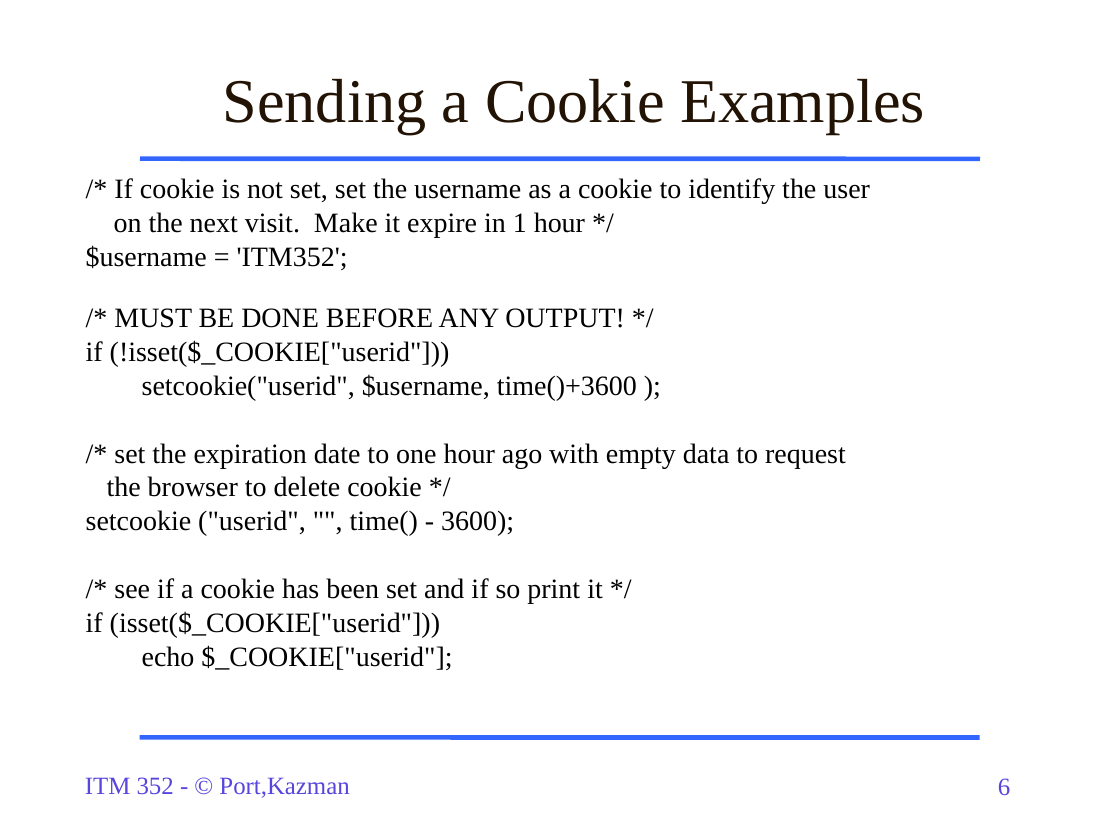
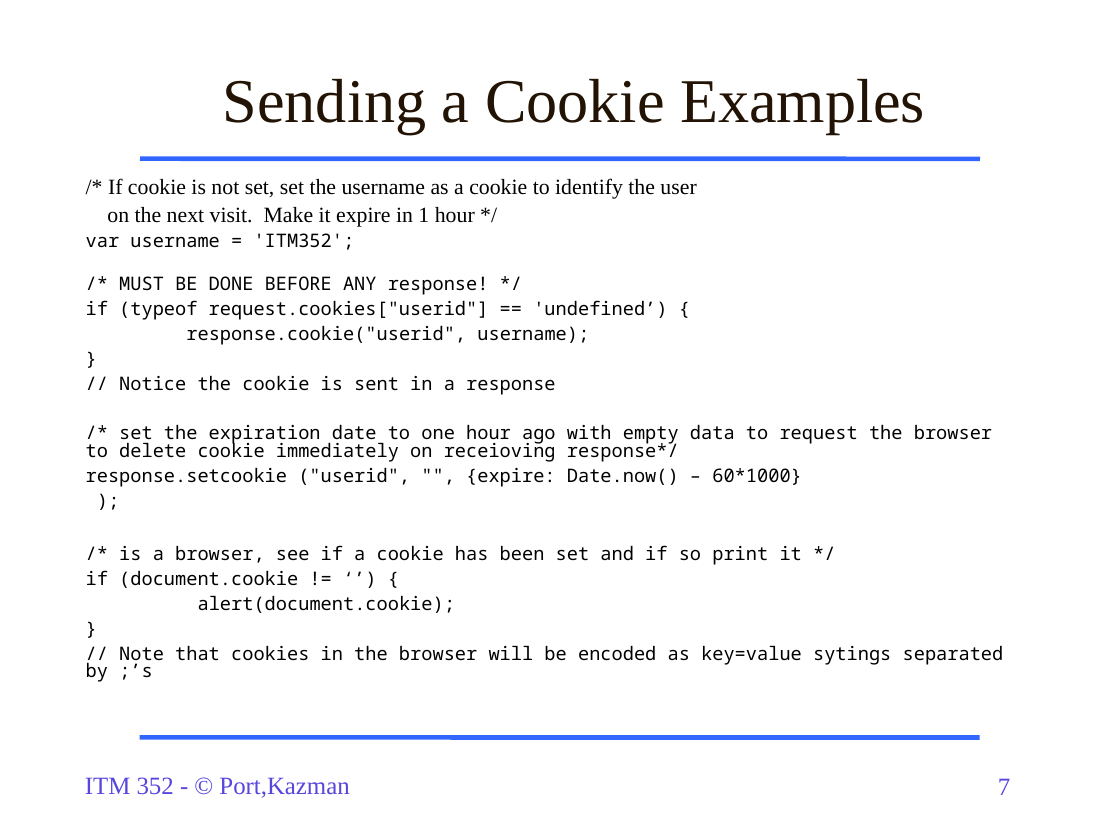
Before and after one commit to dport96/ITM352, a slide deck: slide 7 of morea/170.Cookies-Sessions/ITM352_Cookies_Sessions.ppt (slide 6 before the commit). Drawn at 1120x840 pixels with LibreOffice and Linux fonts; fonts in the diff are those of the drawing. Boxes give left, top, right and bottom in pixels: in the first picture for what was removed or moved away, otherwise in the second. Text is boxed around its words. In the diff, an @@ line names an element or a change of style, - is before the commit and + after.

```diff
--- a/morea/170.Cookies-Sessions/ITM352_Cookies_Sessions.ppt
+++ b/morea/170.Cookies-Sessions/ITM352_Cookies_Sessions.ppt
@@ text at <box>107,178,696,227</box>: size 18 to 14 pt in "/* If cookie is not set, set ...", "on the next visit. Make it expire ..." @@
@@ text at <box>86,233,1004,682</box>: text changed; size 18 to 12 pt; font Times New Roman to Noto Sans Mono @@
-$username = 'ITM352';
-/* MUST BE DONE BEFORE ANY OUTPUT! */
-if (!isset($_COOKIE["userid"]))
-setcookie("userid", $username, time()+3600 );
-/* set the expiration date to one hour ago with empty data to request
-the browser to delete cookie */
-setcookie ("userid", "", time() - 3600);
-/* see if a cookie has been set and if so print it */
-if (isset($_COOKIE["userid"]))
-echo $_COOKIE["userid"];
+var username = 'ITM352';
+/* MUST BE DONE BEFORE ANY response! */
+if (typeof request.cookies["userid"] == 'undefined’) {
+response.cookie("userid", username);
+}
+// Notice the cookie is sent in a response
+/* set the expiration date to one hour ago with empty data to request the browser to delete cookie immediately on receioving response*/
+response.setcookie ("userid", "", {expire: Date.now() – 60*1000}
+);
+/* is a browser, see if a cookie has been set and if so print it */
+if (document.cookie != ‘’) {
+alert(document.cookie);
+}
+// Note that cookies in the browser will be encoded as key=value sytings separated by ;’s
@@ page number at <box>998,778,1010,795</box>: text changed @@
-6
+7
```
Also in this commit, not shown: 5 other slides changed, 2 slides added, 8 slides removed, 1 other file.
